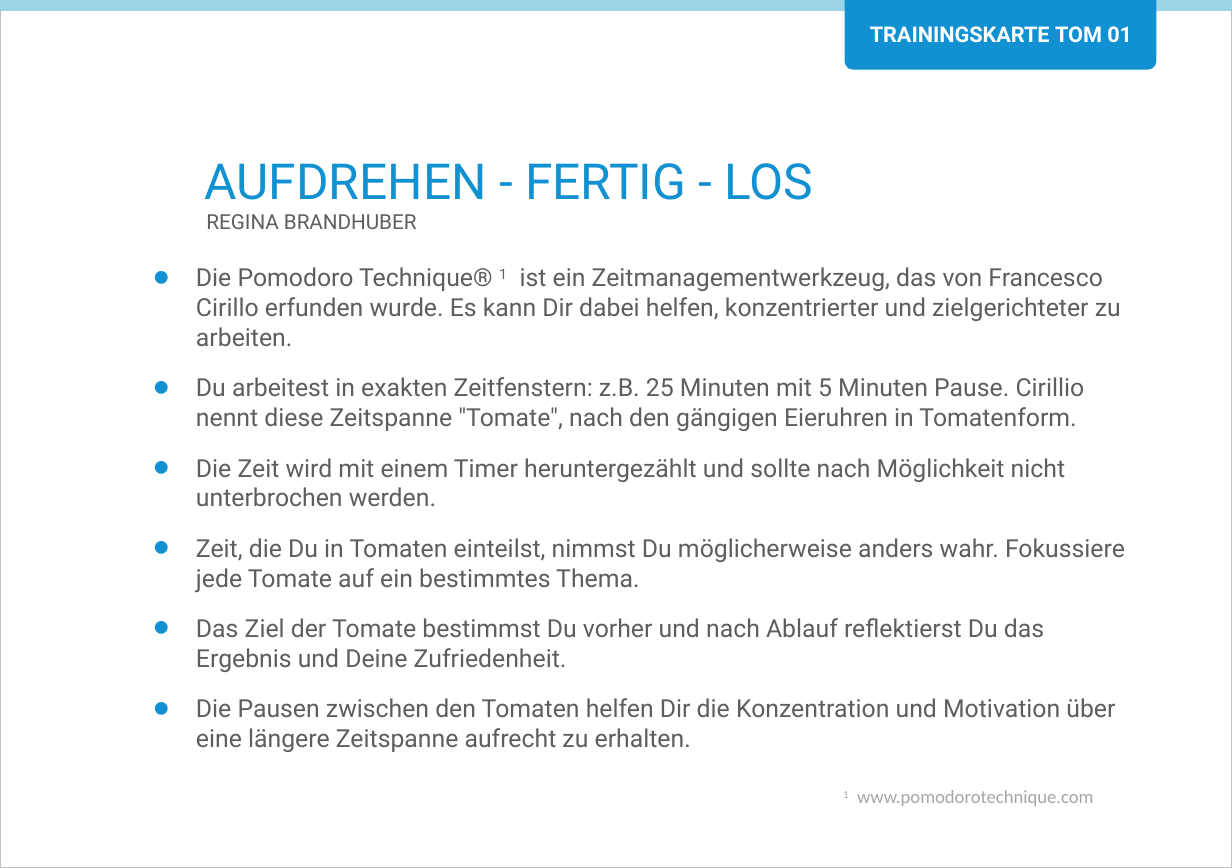
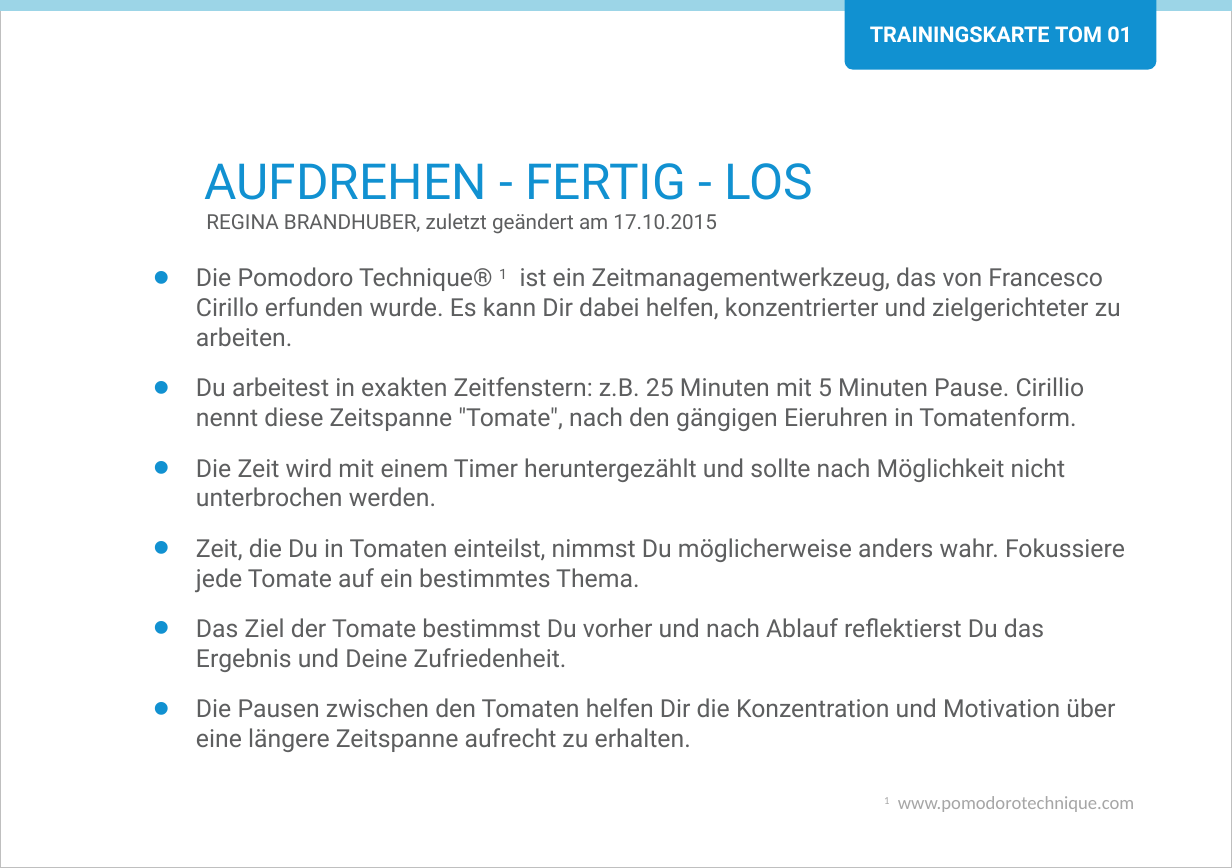
Before and after one commit to Teamtool/training-materials, a slide deck: slide 1 of training-cards/agile moves/Tomatoes (TOM)/ger/apprentice/ger_TOM_01_Aufdrehen_fertig_los_AM_Apprentice.pptx. Drawn at 1232x868 pixels with LibreOffice and Linux fonts; fonts in the diff are those of the drawing; background and template pictures are left out. Boxes give left, top, right and bottom in pixels: in the first picture for what was removed or moved away, otherwise in the second. Text is boxed around its words. In the diff, an @@ line names an element or a change of style, - is before the commit and + after.

```diff
--- a/training-cards/agile moves/Tomatoes (TOM)/ger/apprentice/ger_TOM_01_Aufdrehen_fertig_los_AM_Apprentice.pptx
+++ b/training-cards/agile moves/Tomatoes (TOM)/ger/apprentice/ger_TOM_01_Aufdrehen_fertig_los_AM_Apprentice.pptx
@@ text at (x1=206, y1=213, x2=717, y2=234): text changed @@
-REGINA BRANDHUBER
+REGINA BRANDHUBER, zuletzt geändert am 17.10.2015
@@ text "1 www.pomodorotechnique.com" moved from (x1=843, y1=790, x2=1094, y2=806) to (x1=884, y1=796, x2=1135, y2=812) @@
```
Also in this commit, not shown: 1 other slide changed, 1 other file.
